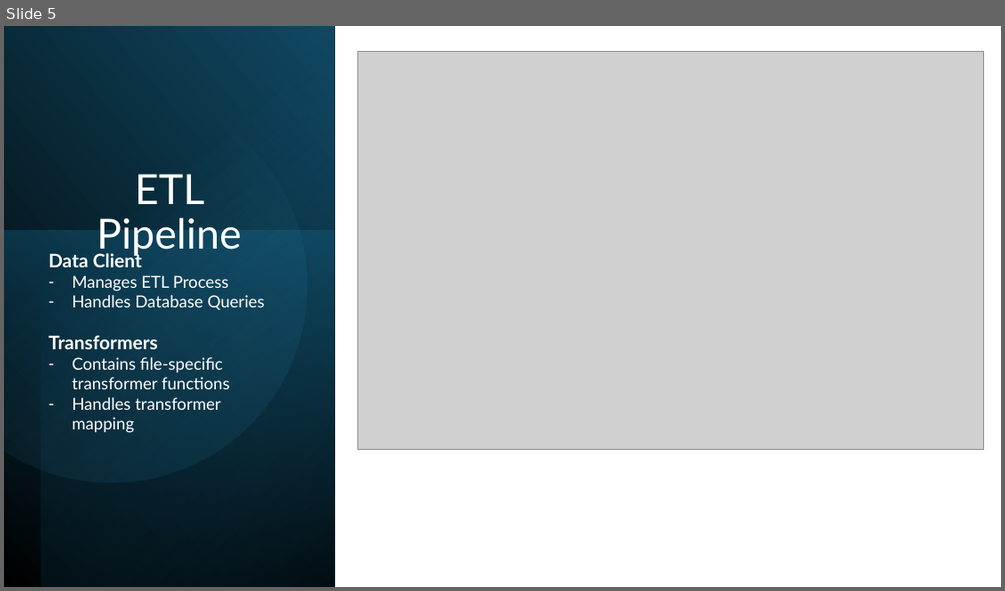
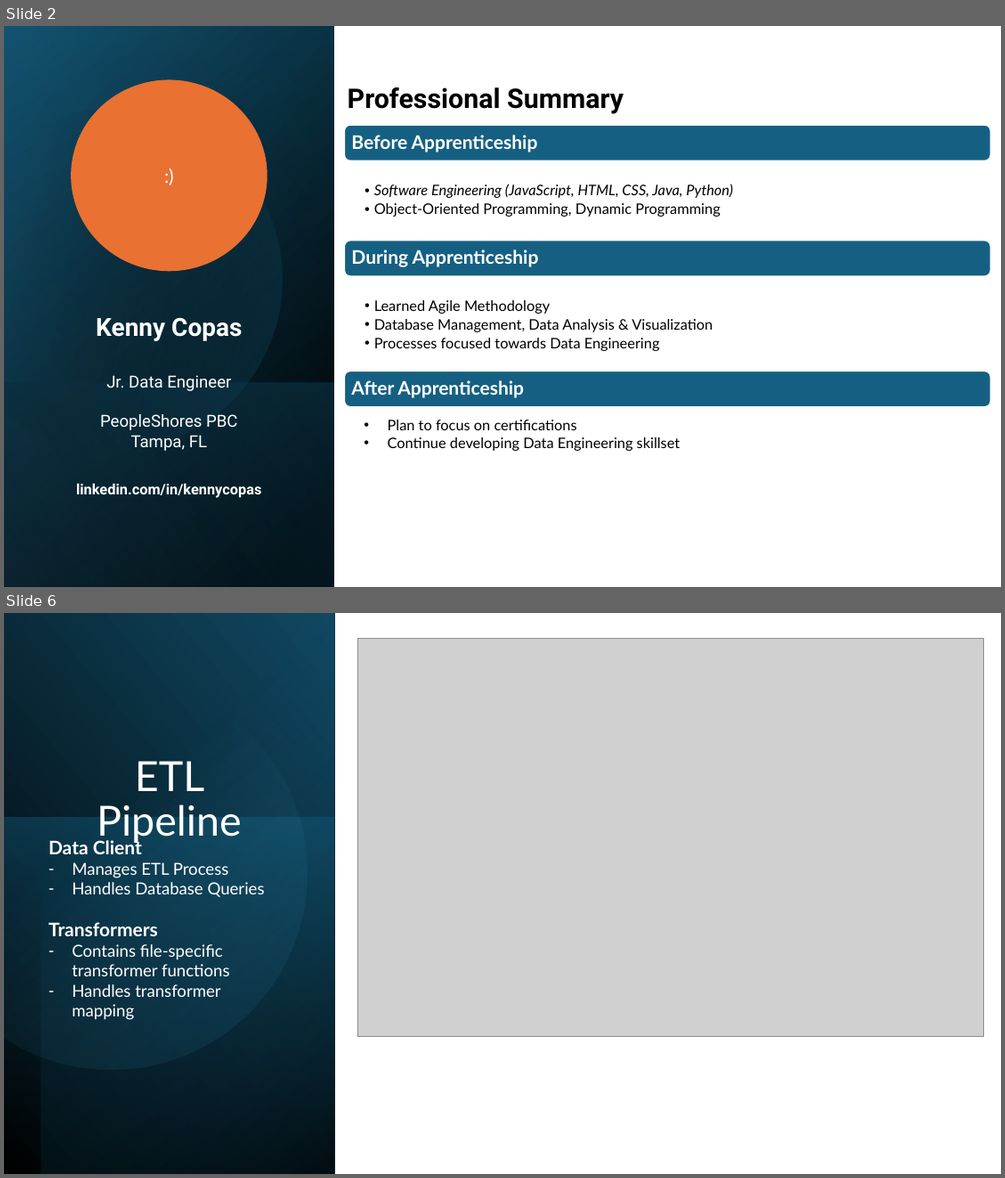
Before and after one commit to kencopas/Projects, a slide deck: Capstone/docs/Project Presentation.pptx. Shown one above the other, each under a label of ours: slide 5 before the commit, slides 2 and 6 after it; the slides between them are not shown. The pictures are 1005x591 and 1005x1178 pixels, drawn with LibreOffice and Linux fonts; fonts in the diff are those of the drawing; grey boxes stand for pictures. Boxes give left, top, right and bottom in pixels: in the first picture for what was removed or moved away, otherwise in the second. Text is boxed around its words. In the diff, an @@ line names an element or a change of style, - is before the commit and + after.

Commit message:
Updated Documents; Included csv data

```diff
--- a/Capstone/docs/Project Presentation.pptx
+++ b/Capstone/docs/Project Presentation.pptx
@@ slide 2 added at [4, 26, 1001, 587], background #FFFFFF @@
@@ rectangle added at [4, 26, 1001, 587], fill #FFFFFF @@
@@ rectangle added at [4, 26, 334, 587], fill gradient #000000 to #104862 @@
@@ rectangle added at [4, 27, 334, 587], fill gradient #000000 to #156082 @@
@@ rectangle added at [4, 26, 334, 586], fill gradient #000000 to #46B1E1 @@
@@ freeform shape added at [4, 68, 324, 484], fill gradient #000000 to #156082 @@
@@ ellipse added at [71, 79, 267, 272], fill #E97132, 18 pt, text #FFFFFF @@
+:)
@@ text added at [348, 87, 623, 114], 26 pt, text #000000, bold @@
+Professional Summary
@@ text added at [76, 318, 261, 498], 16 pt, text #FFFFFF @@
+Kenny Copas
+Jr. Data Engineer
+PeopleShores PBC
+Tampa, FL
+linkedin.com/in/kennycopas
@@ rectangle added at [4, 382, 334, 587], fill gradient #156082 to #000000 @@
@@ group added at [344, 125, 991, 407]: 5 texts, 3 rounded rectangles @@
+Before Apprenticeship
+  • Software Engineering (JavaScript, HTML, CSS, Java, Python)
+  • Object-Oriented Programming, Dynamic Programming
+During Apprenticeship
+  • Learned Agile Methodology
+  • Database Management, Data Analysis & Visualization
+  • Processes focused towards Data Engineering
+After Apprenticeship
@@ text added at [388, 419, 680, 451], 14 pt, text #000000 @@
+• Plan to focus on certifications
+• Continue developing Data Engineering skillset
@@ what was slide 5 is now slide 6 @@
```
Also in this commit, not shown: 4 slides changed, 9 other slides added, 2 slides removed, 17 other files.
